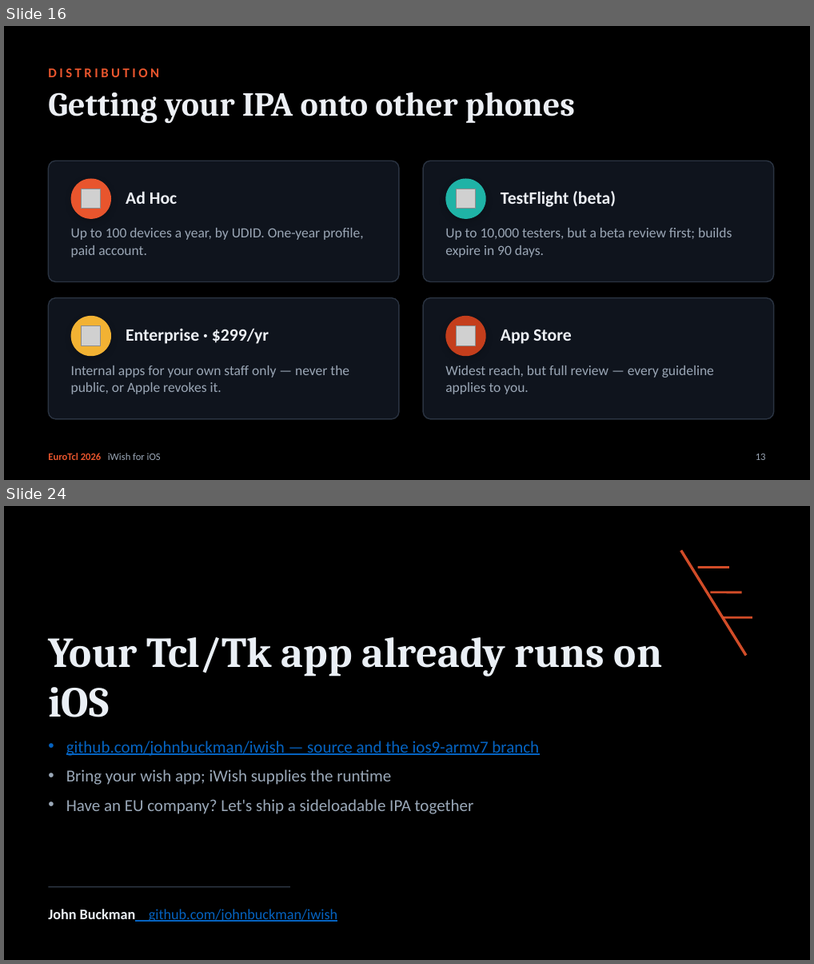
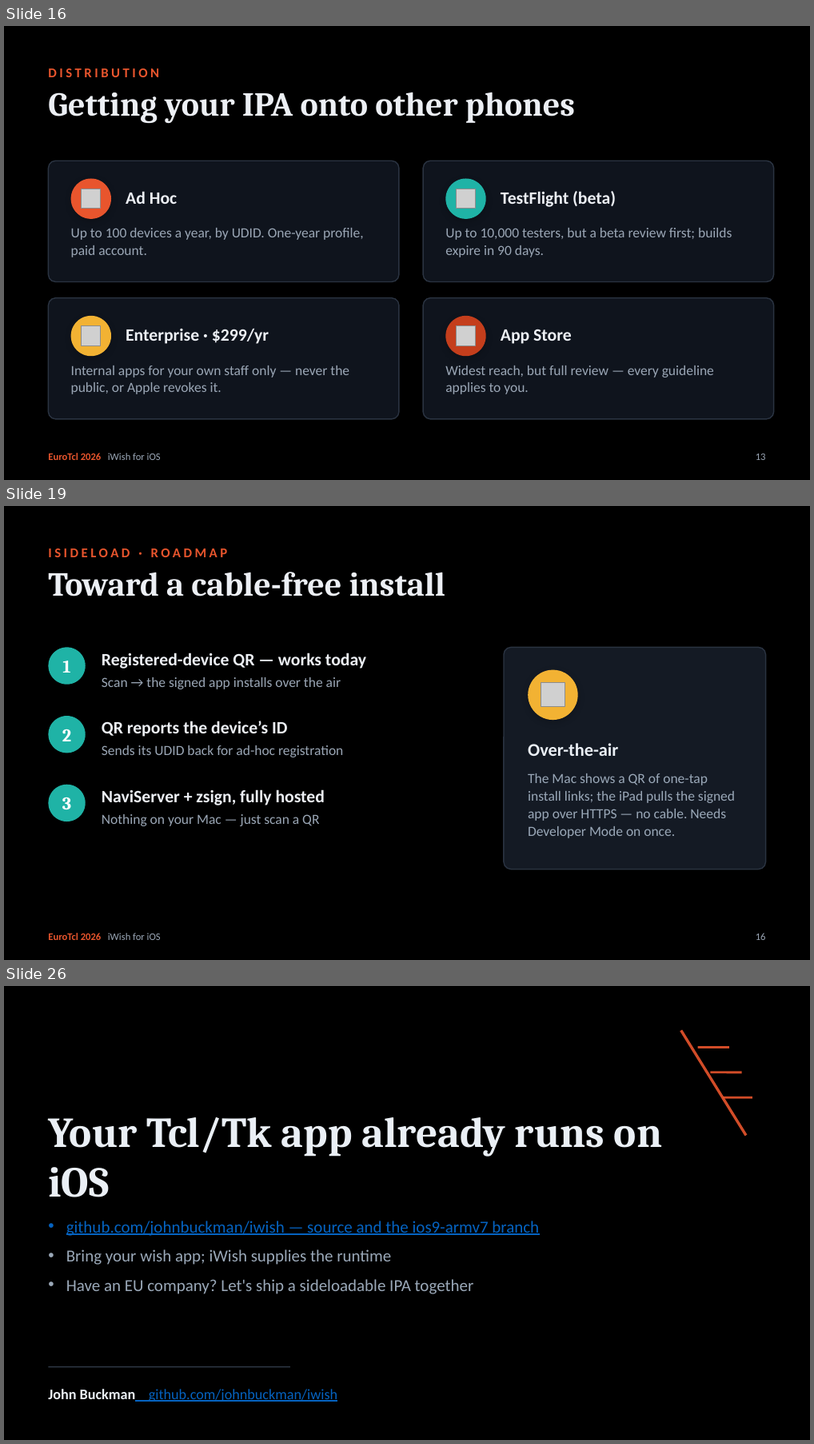
Before and after one commit to johnbuckman/iwish, a slide deck: iWish-for-iOS.pptx. Shown one above the other, each under a label of ours: slides 16 and 24 before the commit, slides 16, 19 and 26 after it; the slides between them are not shown. The pictures are 814x964 and 814x1444 pixels, drawn with LibreOffice and Linux fonts; fonts in the diff are those of the drawing; grey boxes stand for pictures. Boxes give left, top, right and bottom in pixels: in the first picture for what was removed or moved away, otherwise in the second. Text is boxed around its words. In the diff, an @@ line names an element or a change of style, - is before the commit and + after.

```diff
--- a/iWish-for-iOS.pptx
+++ b/iWish-for-iOS.pptx
@@ slide 19 added at [4, 506, 810, 960], background #000000 @@
@@ text added at [48, 548, 228, 557], 12 pt, text #E8552D, bold @@
+ISIDELOAD · ROADMAP
@@ text added at [48, 572, 446, 596], 30 pt, text #ECEFF4, bold @@
+Toward a cable-free install
@@ ellipse added at [48, 647, 86, 684], fill #1FB3A6 @@
@@ rounded rectangle added at [504, 647, 766, 869], fill #141A24, outline #2A3341 1 pt @@
@@ text added at [62, 660, 70, 672], 16 pt, text #FFFFFF, bold @@
+1
@@ text added at [102, 652, 366, 668], 15.5 pt, text #ECEFF4, bold @@
+Registered-device QR — works today
@@ ellipse added at [528, 670, 578, 720], fill #F2B233 @@
@@ text added at [102, 677, 341, 689], 12.5 pt, text #9AA6B5 @@
+Scan → the signed app installs over the air
@@ picture added at [541, 683, 566, 707] @@
@@ ellipse added at [48, 716, 86, 752], fill #1FB3A6 @@
@@ text added at [102, 720, 287, 736], 15.5 pt, text #ECEFF4, bold @@
+QR reports the device’s ID
@@ text added at [62, 729, 71, 741], 16 pt, text #FFFFFF, bold @@
+2
@@ text added at [102, 745, 343, 757], 12.5 pt, text #9AA6B5 @@
+Sends its UDID back for ad-hoc registration
@@ text added at [528, 743, 618, 756], 16 pt, text #EAEFF5, bold @@
+Over-the-air
@@ ellipse added at [48, 784, 86, 821], fill #1FB3A6 @@
@@ text added at [102, 789, 325, 805], 15.5 pt, text #ECEFF4, bold @@
+NaviServer + zsign, fully hosted
@@ text added at [528, 773, 735, 838], 12.5 pt, text #9AA8B8 @@
+The Mac shows a QR of one-tap install links; the iPad pulls the signed app over HTTPS — no cable. Needs Developer Mode on once.
@@ text added at [62, 797, 71, 809], 16 pt, text #FFFFFF, bold @@
+3
@@ text added at [102, 814, 319, 826], 12.5 pt, text #9AA6B5 @@
+Nothing on your Mac — just scan a QR
@@ text added at [48, 932, 161, 940], 9 pt, text #E8552D, bold @@
+EuroTcl 2026 iWish for iOS
@@ text added at [756, 932, 766, 940], 9 pt, text #9AA6B5 @@
+16
@@ what was slide 24 is now slide 26 @@
```
Also in this commit, not shown: 7 slides changed, 1 other slide added, 3 other files.
